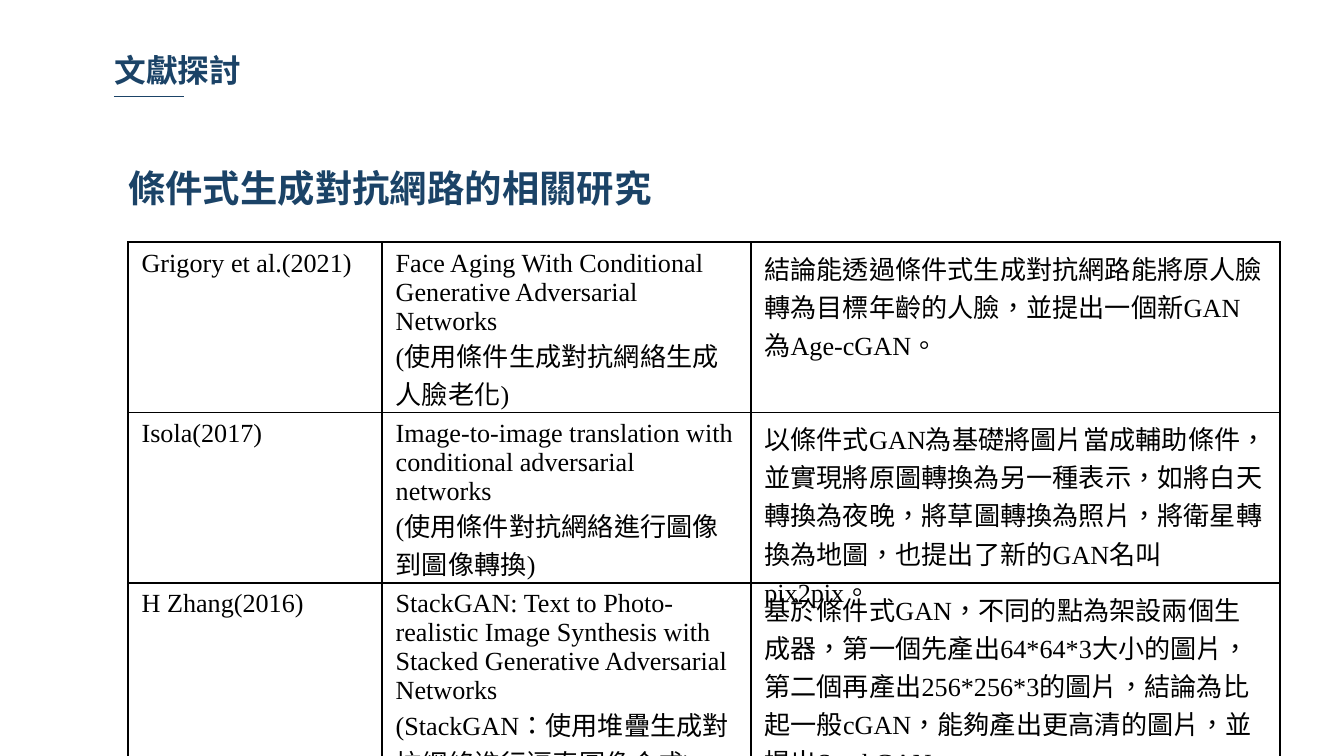
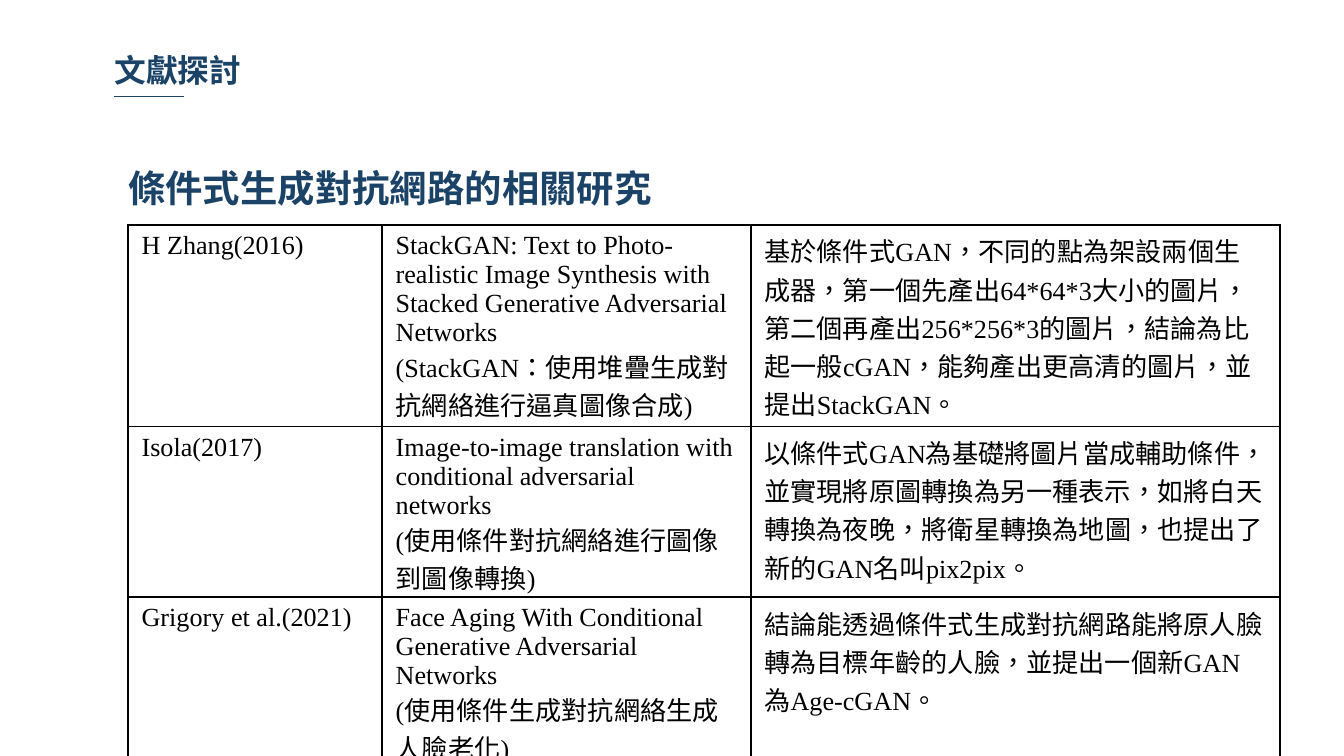
Before and after one commit to 10994015/paper, a slide deck: slide 23 of 論文/論文初審.pptx (slide 24 before the commit). Drawn at 1344x756 pixels with LibreOffice and Linux fonts; fonts in the diff are those of the drawing; background and template pictures are left out. Boxes give left, top, right and bottom in pixels: in the first picture for what was removed or moved away, otherwise in the second. Text is boxed around its words. In the diff, an @@ line names an element or a change of style, - is before the commit and + after.

Commit message:
0114

```diff
--- a/論文/論文初審.pptx
+++ b/論文/論文初審.pptx
@@ table at bbox=[128, 224, 1278, 755] @@
+row 1: H Zhang(2016) | StackGAN: Text to Photo-realistic Image Synthesis with Stacked Generative Adversarial Networks / (StackGAN：使用堆疊生成對抗網絡進行逼真圖像合成) | 基於條件式GAN，不同的點為架設兩個生成器，第一個先產出64*64*3大小的圖片，第二個再產出256*256*3的圖片，結論為比起一般cGAN，能夠產出更高清的圖片，並提出StackGAN。
+row 2: Isola(2017) | Image-to-image translation with conditional adversarial networks / (使用條件對抗網絡進行圖像到圖像轉換) | 以條件式GAN為基礎將圖片當成輔助條件，並實現將原圖轉換為另一種表示，如將白天轉換為夜晚，將衛星轉換為地圖，也提出了新的GAN名叫pix2pix。
-row 2: Isola(2017) | Image-to-image translation with conditional adversarial networks / (使用條件對抗網絡進行圖像到圖像轉換) | 以條件式GAN為基礎將圖片當成輔助條件，並實現將原圖轉換為另一種表示，如將白天轉換為夜晚，將草圖轉換為照片，將衛星轉換為地圖，也提出了新的GAN名叫pix2pix。
-row 3: H Zhang(2016) | StackGAN: Text to Photo-realistic Image Synthesis with Stacked Generative Adversarial Networks / (StackGAN：使用堆疊生成對抗網絡進行逼真圖像合成) | 基於條件式GAN，不同的點為架設兩個生成器，第一個先產出64*64*3大小的圖片，第二個再產出256*256*3的圖片，結論為比起一般cGAN，能夠產出更高清的圖片，並提出StackGAN。
@@ table: place and size @@
-table at bbox=[128, 242, 1278, 753]
+table at bbox=[128, 224, 1278, 755]
```
Also in this commit, not shown: 8 other slides changed, 1 slide removed.
